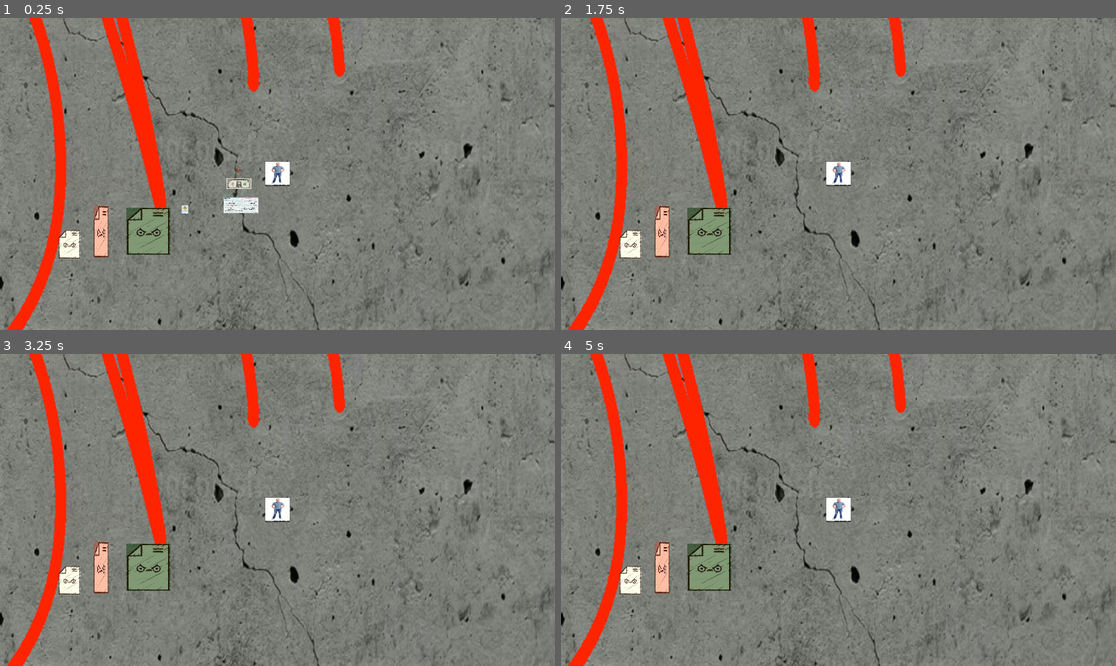
Above: before the commit, frames 1-4 (two rows, left to right).
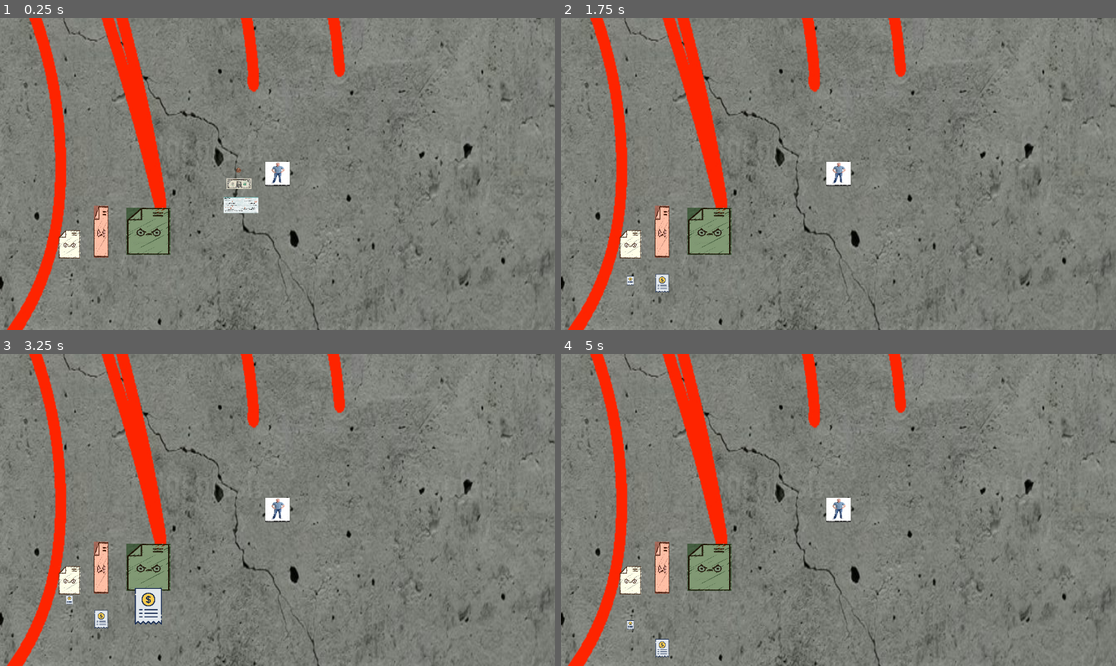
Above: after the commit, the same moments.

Repository: agreene5/Loads-O-Money
Game: Godot game, scene res://gameplay_scene.tscn
Same seed, same stepped clock (60 frames per second), same inputs: the game is played once before the commit and once after it.
Inputs:
- Up to frame 1 (0.25 s): no input
- Up to frame 2 (1.75 s): tap Enter at 1.25 s
- Up to frame 3 (3.25 s): tap Space at 2.75 s
- Up to frame 4 (5 s): no input

The runs differ from the first frame. In frame 1, less than 0.1% of the frame differs, in the area x 32-34%, y 59-64%; in frame 2, 0.2%; in frame 3, 0.7%, in the area x 11-30%, y 75-88%; in frame 4, 0.2%.

Commit message:
Created the tax enemy shot variations
	-Implement tax enemy shot variations without collision (all tax enemies shoot bills of differing stats)
	-Make shots despawn after 5 seconds

Diff:
--- a/Enemy_Tax_Shots.gd
+++ b/Enemy_Tax_Shots.gd
@@ -1,3 +1,40 @@
-# Put script for the sales tax firing here (each tax enemy fires in the same way with just different parameters and sizes so you should be able to -
-# - condense all their shots into 1 script.)
+# This script fires a bill projectile from its associate tax enemy.
+# The size and fire rate change depending on the type of shot.
 extends Node2D
+
+var bullet_scene: PackedScene
+var shoot_timer: Timer
+var sprite: Sprite2D
+
+func _ready():
+	var fire_rate = 0.0
+	match name:
+		"Sales_Tax_Shot":
+			bullet_scene = preload("res://sales_tax_projectile.tscn")
+			sprite = get_node("../Sales_Tax_Sprite")
+			fire_rate = 0.8
+		"Property_Tax_Shot":
+			bullet_scene = preload("res://proprety_tax_projectile.tscn")
+			sprite = get_node("../Property_Tax_Sprite")
+			fire_rate = 1.5
+		"Income_Tax_Shot":
+			bullet_scene = preload("res://income_tax_projectile.tscn")
+			sprite = get_node("../Income_Tax_Sprite")
+			fire_rate = 3.0
+
+	# Fire rate timer
+	shoot_timer = Timer.new()
+	shoot_timer.wait_time = fire_rate
+	shoot_timer.one_shot = false
+	shoot_timer.timeout.connect(_on_shoot_timer_timeout)
+	add_child(shoot_timer)
+	shoot_timer.start()
+
+func _on_shoot_timer_timeout():
+	if bullet_scene and sprite:
+		var bullet = bullet_scene.instantiate()
+		# Spawning shot at center of sprite
+		var spawn_position = sprite.global_position
+		var sprite_half_height = sprite.texture.get_height() * sprite.scale.y / 2
+		bullet.global_position = spawn_position + Vector2(0, sprite_half_height)
+		get_tree().current_scene.add_child(bullet)
--- a/gameplay_scene.tscn
+++ b/gameplay_scene.tscn
@@ -6,7 +6,6 @@
 [ext_resource type="PackedScene" uid="uid://bmsxa5rw0286l" path="res://sales_tax.tscn" id="4_4i2hk"]
 [ext_resource type="PackedScene" uid="uid://5wf77ibnn851" path="res://income_tax.tscn" id="5_ldiom"]
 [ext_resource type="PackedScene" uid="uid://b3gci2saj8qda" path="res://property_tax.tscn" id="6_eo76i"]
-[ext_resource type="PackedScene" uid="uid://cjfwx8cc8x8mv" path="res://tax_enemy_projectile.tscn" id="7_e78gn"]
 [ext_resource type="PackedScene" uid="uid://bwi0xdbbp20i3" path="res://player_coin_shot.tscn" id="8_6ybx3"]
 [ext_resource type="PackedScene" uid="uid://cpju1pigh4exx" path="res://player_dollar_shot.tscn" id="9_la0fr"]
 [ext_resource type="PackedScene" uid="uid://na1amkbfo47n" path="res://player_check_shot.tscn" id="10_5nx84"]
@@ -493,9 +492,6 @@
 [node name="Property_Tax" parent="." instance=ExtResource("6_eo76i")]
 position = Vector2(300, 441)
 
-[node name="Tax_Enemy_Projectile" parent="." instance=ExtResource("7_e78gn")]
-position = Vector2(474, 367)
-
 [node name="Player_Coin_Shot" parent="." instance=ExtResource("8_6ybx3")]
 position = Vector2(585, 285)
 
--- /dev/null
+++ b/income_tax_projectile.gd
@@ -0,0 +1,28 @@
+# This script defines the speed and deceleration of the income tax bill shot
+extends RigidBody2D
+
+var initial_velocity = 150
+var deceleration = 5
+var despawn_timer = Timer.new()
+
+func _ready():
+	# Setup the despawn timer
+	add_child(despawn_timer)
+	despawn_timer.wait_time = 5
+	despawn_timer.one_shot = true  # Make sure the timer only fires once
+	despawn_timer.timeout.connect(_on_despawn_timer_timeout)
+	despawn_timer.start()
+	# Set initial velocity
+	linear_velocity = Vector2(0, initial_velocity)
+	# Disable gravity
+	gravity_scale = 0
+
+func _physics_process(delta):
+	# Decelerate the bullet at given rate
+	var current_speed = linear_velocity.length()
+	if current_speed > 0:
+		var new_speed = max(0, current_speed - deceleration * delta)
+		linear_velocity = linear_velocity.normalized() * new_speed
+
+func _on_despawn_timer_timeout():
+	queue_free()  # Despawns the bill shot scene
--- /dev/null
+++ b/income_tax_projectile.tscn
@@ -0,0 +1,11 @@
+[gd_scene load_steps=3 format=3 uid="uid://ddxf8k3u8runl"]
+
+[ext_resource type="Script" path="res://income_tax_projectile.gd" id="1_2xvv4"]
+[ext_resource type="Texture2D" uid="uid://dmwbvuduc13n1" path="res://Temp_Assets/Temp_Tax_Assets/Temp_Tax_Enemy_Projectile.png" id="1_wh8bn"]
+
+[node name="Income_Tax_Projectile" type="RigidBody2D"]
+script = ExtResource("1_2xvv4")
+
+[node name="Income_Tax_Projectile_Sprite" type="Sprite2D" parent="."]
+scale = Vector2(0.16, 0.16)
+texture = ExtResource("1_wh8bn")
--- /dev/null
+++ b/proprety_tax_projectile.gd
@@ -0,0 +1,28 @@
+# This script defines the speed and deceleration of the property tax bill shot
+extends RigidBody2D
+
+var initial_velocity = 250
+var deceleration = 5
+var despawn_timer = Timer.new()
+
+func _ready():
+	# Setup the despawn timer
+	add_child(despawn_timer)
+	despawn_timer.wait_time = 5
+	despawn_timer.one_shot = true  # Make sure the timer only fires once
+	despawn_timer.timeout.connect(_on_despawn_timer_timeout)
+	despawn_timer.start()
+	# Set initial velocity
+	linear_velocity = Vector2(0, initial_velocity)
+	# Disable gravity
+	gravity_scale = 0
+
+func _physics_process(delta):
+	# Decelerate the bullet at given rate
+	var current_speed = linear_velocity.length()
+	if current_speed > 0:
+		var new_speed = max(0, current_speed - deceleration * delta)
+		linear_velocity = linear_velocity.normalized() * new_speed
+
+func _on_despawn_timer_timeout():
+	queue_free()  # Despawns the bill shot scene
--- /dev/null
+++ b/proprety_tax_projectile.tscn
@@ -0,0 +1,11 @@
+[gd_scene load_steps=3 format=3 uid="uid://syw25mgf7dj4"]
+
+[ext_resource type="Texture2D" uid="uid://dmwbvuduc13n1" path="res://Temp_Assets/Temp_Tax_Assets/Temp_Tax_Enemy_Projectile.png" id="1_aa5n6"]
+[ext_resource type="Script" path="res://proprety_tax_projectile.gd" id="1_yqdca"]
+
+[node name="Proprety_Tax_Projectile" type="RigidBody2D"]
+script = ExtResource("1_yqdca")
+
+[node name="Property_Tax_Projectile_Sprite" type="Sprite2D" parent="."]
+scale = Vector2(0.08, 0.08)
+texture = ExtResource("1_aa5n6")
--- /dev/null
+++ b/sales_tax_projectile.gd
@@ -0,0 +1,28 @@
+# This script defines the speed and deceleration of the sales tax bill shot
+extends RigidBody2D
+
+var initial_velocity = 350
+var deceleration = 5
+var despawn_timer = Timer.new()
+
+func _ready():
+	# Setup the despawn timer
+	add_child(despawn_timer)
+	despawn_timer.wait_time = 5
+	despawn_timer.one_shot = true  # Make sure the timer only fires once
+	despawn_timer.timeout.connect(_on_despawn_timer_timeout)
+	despawn_timer.start()
+	# Set initial velocity
+	linear_velocity = Vector2(0, initial_velocity)
+	# Disable gravity
+	gravity_scale = 0
+
+func _physics_process(delta):
+	# Decelerate the bullet at given rate
+	var current_speed = linear_velocity.length()
+	if current_speed > 0:
+		var new_speed = max(0, current_speed - deceleration * delta)
+		linear_velocity = linear_velocity.normalized() * new_speed
+
+func _on_despawn_timer_timeout():
+	queue_free()  # Despawns the bill shot scene
--- /dev/null
+++ b/sales_tax_projectile.tscn
@@ -0,0 +1,11 @@
+[gd_scene load_steps=3 format=3 uid="uid://cjfwx8cc8x8mv"]
+
+[ext_resource type="Script" path="res://sales_tax_projectile.gd" id="1_o43vu"]
+[ext_resource type="Texture2D" uid="uid://dmwbvuduc13n1" path="res://Temp_Assets/Temp_Tax_Assets/Temp_Tax_Enemy_Projectile.png" id="1_wgti0"]
+
+[node name="Sales_Tax_Projectile" type="RigidBody2D"]
+script = ExtResource("1_o43vu")
+
+[node name="Sales_Tax_Projectile_Sprite" type="Sprite2D" parent="."]
+scale = Vector2(0.04, 0.04)
+texture = ExtResource("1_wgti0")
--- a/tax_enemy_projectile.tscn
+++ /dev/null
@@ -1,9 +0,0 @@
-[gd_scene load_steps=2 format=3 uid="uid://cjfwx8cc8x8mv"]
-
-[ext_resource type="Texture2D" uid="uid://dmwbvuduc13n1" path="res://Temp_Assets/Temp_Tax_Assets/Temp_Tax_Enemy_Projectile.png" id="1_s7r3i"]
-
-[node name="Tax_Enemy_Projectile" type="RigidBody2D"]
-
-[node name="Tax_Enemy_Projectile_Sprite" type="Sprite2D" parent="."]
-scale = Vector2(0.04, 0.04)
-texture = ExtResource("1_s7r3i")
Not shown: 1 places in gameplay_scene.tscn that only renumber resources
